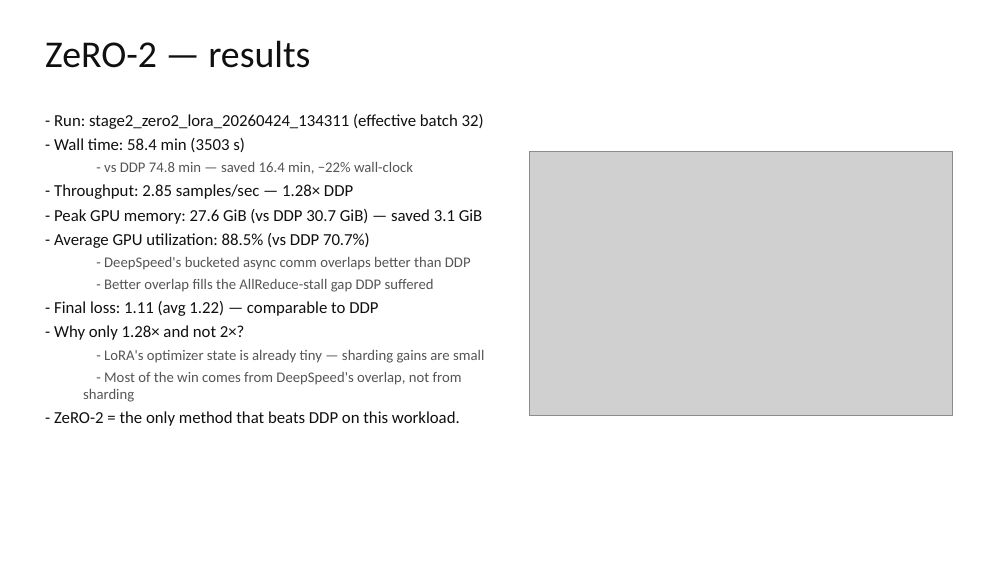
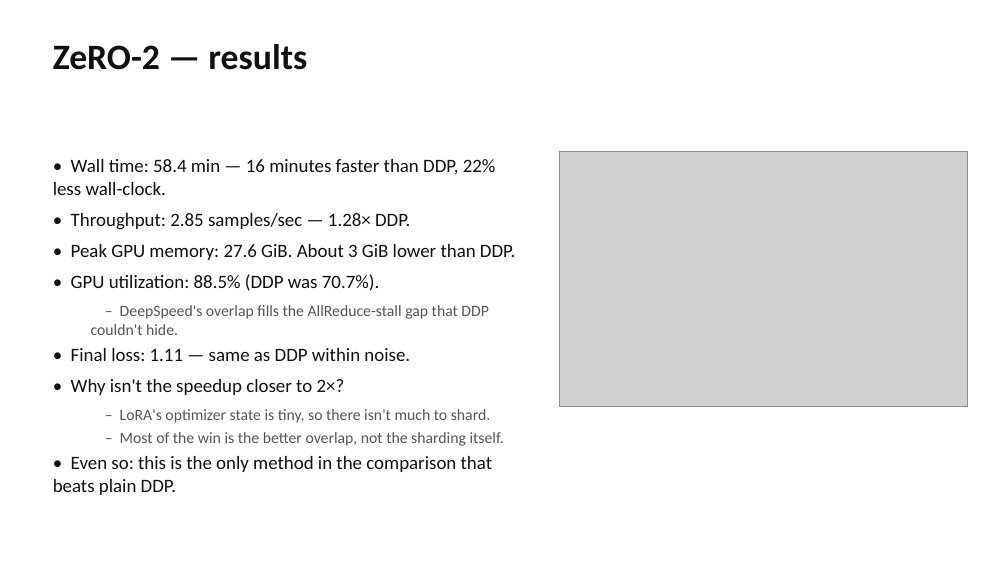
Before and after one commit to rassulmagauin/ml710, a slide deck: slide 15 of presentation/ML710_LLaVA_Parallelism.pptx. Drawn at 1008x567 pixels with LibreOffice and Linux fonts; fonts in the diff are those of the drawing; grey boxes stand for pictures. Boxes give left, top, right and bottom in pixels: in the first picture for what was removed or moved away, otherwise in the second. Text is boxed around its words. In the diff, an @@ line names an element or a change of style, - is before the commit and + after.

Commit message:
Rewrite presentation in a tighter voice; fix layout
Text changes:
- Replace bullet patterns like "X — explanation (Y)" with natural sentences
- Drop redundant section/subsection labels from titles ("Strategies compared",
  "ML task: LLaVA" etc) in favor of plainer ones ("What we compared",
  "The model: LLaVA")
- Shorten titles that were wrapping to two lines and clipping body content
  ("FSDP: PyTorch's take", "Statistical efficiency")
- Fewer nested sub-bullets; mix prose with bullets so slides don't read like
  a generated outline
- Vertical-anchor body text in the middle of each slide so layouts don't
  leave huge whitespace at the bottom

Layout changes:
- Bullets at 20-22pt (was 16), sub-bullets at 17-19pt
- Use real "•" / "–" bullet glyphs instead of leading dash characters
- One central plot per comparison slide (not bullets-on-left + chart-on-right)
  with a short italic takeaway under the title
- Result slides: bullets 6.4" wide, image 5.5" — no more overlap with the chart

Plot changes:
- Bar charts regenerated at 7.5x5 (was 8x4.5) so labels don't overflow
- Goodput split into 9a_goodput_per_sec.png and 9b_goodput_per_sample.png as
  separate single-panel plots; the merged 9_goodput.png is kept for the docs

```diff
--- a/presentation/ML710_LLaVA_Parallelism.pptx
+++ b/presentation/ML710_LLaVA_Parallelism.pptx
@@ text "ZeRO-2 — results": place and size @@
-text "ZeRO-2 — results" at bbox=[45, 40, 310, 68]
+text "ZeRO-2 — results" at bbox=[53, 44, 307, 70]
@@ text "ZeRO-2 — results" at bbox=[53, 44, 307, 70]: size 36 to 34 pt, bold on @@
@@ text "• Wall time: 58.4 min ..." at bbox=[53, 159, 515, 495]: vertical alignment top to middle @@
@@ text at bbox=[53, 159, 515, 495]: text changed; size 16 to 18 pt @@
-- Run: stage2_zero2_lora_20260424_134311 (effective batch 32)
-- Wall time: 58.4 min (3503 s)
-  - vs DDP 74.8 min — saved 16.4 min, −22% wall-clock
-- Throughput: 2.85 samples/sec — 1.28× DDP
-- Peak GPU memory: 27.6 GiB (vs DDP 30.7 GiB) — saved 3.1 GiB
-- Average GPU utilization: 88.5% (vs DDP 70.7%)
-  - DeepSpeed's bucketed async comm overlaps better than DDP
-  - Better overlap fills the AllReduce-stall gap DDP suffered
-- Final loss: 1.11 (avg 1.22) — comparable to DDP
-- Why only 1.28× and not 2×?
-  - LoRA's optimizer state is already tiny — sharding gains are small
-  - Most of the win comes from DeepSpeed's overlap, not from sharding
-- ZeRO-2 = the only method that beats DDP on this workload.
+• Wall time: 58.4 min — 16 minutes faster than DDP, 22% less wall-clock.
+• Throughput: 2.85 samples/sec — 1.28× DDP.
+• Peak GPU memory: 27.6 GiB. About 3 GiB lower than DDP.
+• GPU utilization: 88.5% (DDP was 70.7%).
+  – DeepSpeed's overlap fills the AllReduce-stall gap that DDP couldn't hide.
+• Final loss: 1.11 — same as DDP within noise.
+• Why isn't the speedup closer to 2×?
+  – LoRA's optimizer state is tiny, so there isn't much to shard.
+  – Most of the win is the better overlap, not the sharding itself.
+• Even so: this is the only method in the comparison that beats plain DDP.
@@ picture: place and size @@
-picture at bbox=[529, 151, 953, 416]
+picture at bbox=[560, 151, 968, 407]
```
Also in this commit, not shown: 19 other slides changed, 10 slides added, 10 slides removed, 10 other files.
